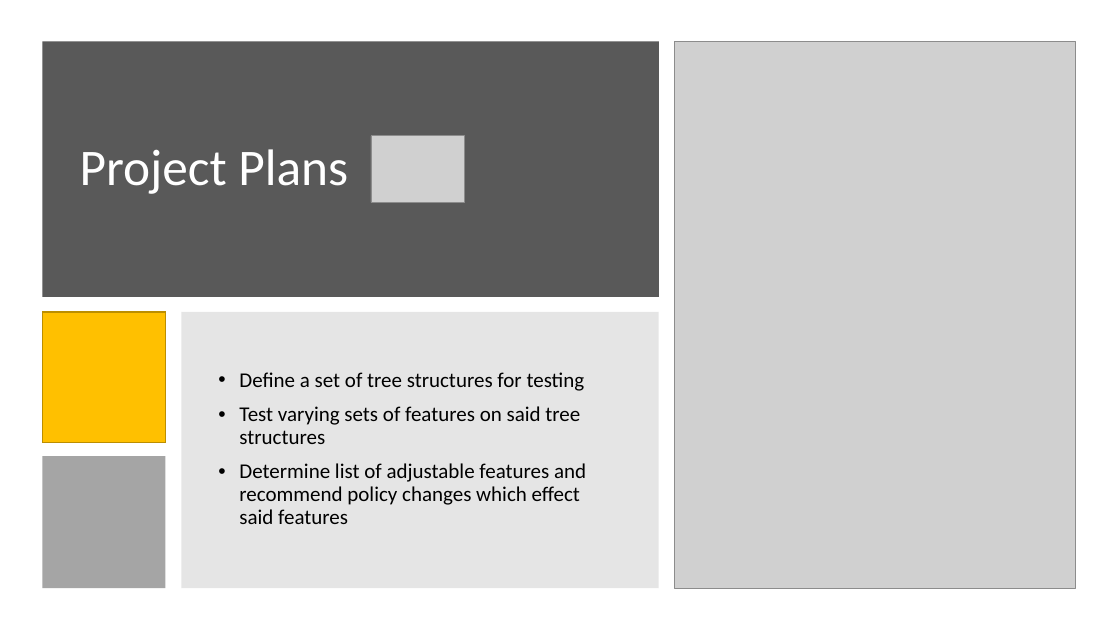
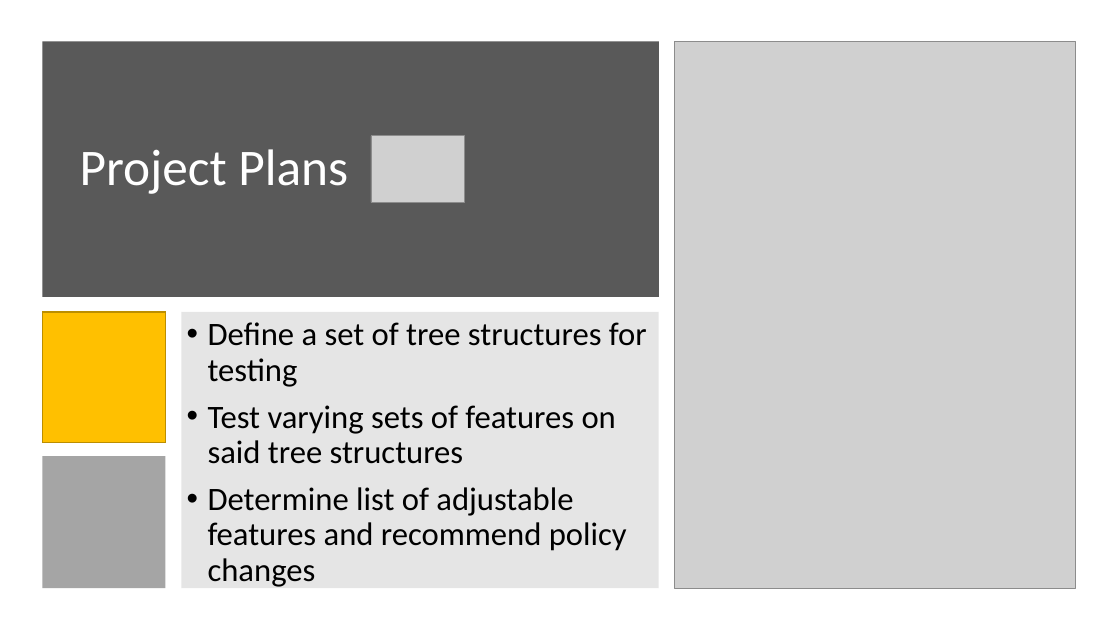
Before and after one commit to DillWithIt77/D2P-Spring-2021, a slide deck: slide 9 of Trees Get Degrees.pptx (slide 8 before the commit). Drawn at 1120x630 pixels with LibreOffice and Linux fonts; fonts in the diff are those of the drawing; grey boxes stand for pictures. Boxes give left, top, right and bottom in pixels: in the first picture for what was removed or moved away, otherwise in the second. Text is boxed around its words. In the diff, an @@ line names an element or a change of style, - is before the commit and + after.

```diff
--- a/Trees Get Degrees.pptx
+++ b/Trees Get Degrees.pptx
@@ text "Define a set of tree ...": place and size @@
-text "Define a set of tree ..." at bbox=[239, 372, 586, 524]
+text "Define a set of tree ..." at bbox=[208, 322, 647, 587]
@@ text at bbox=[208, 322, 647, 464]: size 18 to 28 pt in "Define a set of tree structures for ...", "Test varying sets of features on said ..." @@
@@ text at bbox=[208, 487, 627, 587]: text changed; size 18 to 28 pt @@
-• Determine list of adjustable features and recommend policy changes which effect said features
+• Determine list of adjustable features and recommend policy changes
```
Also in this commit, not shown: 4 other slides changed, 1 slide added.
